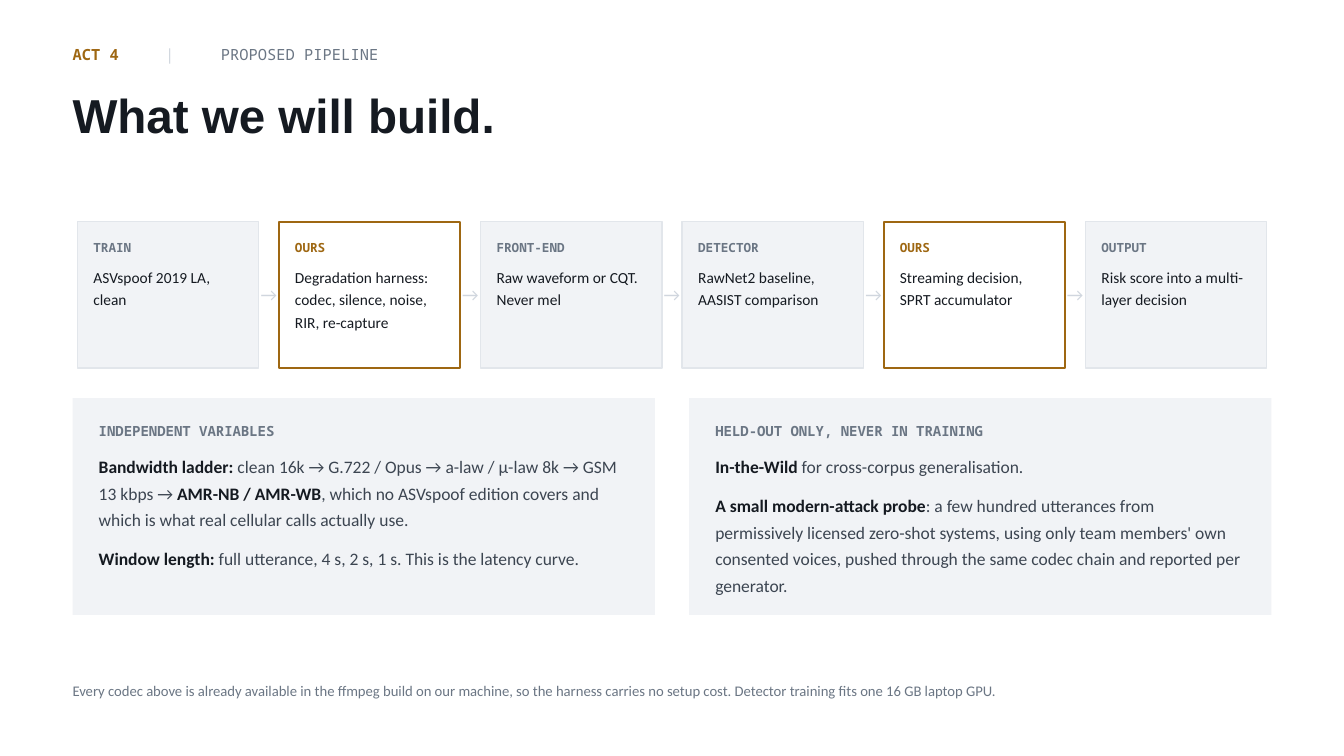
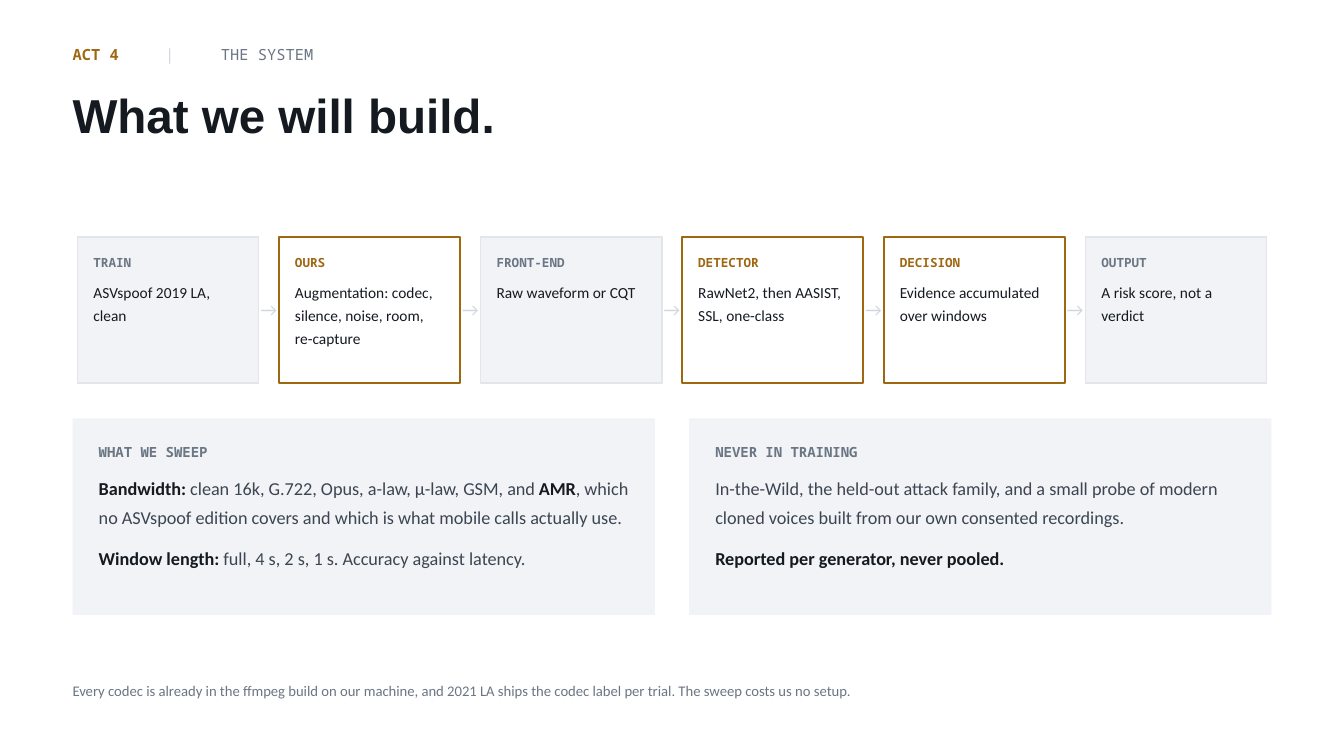
Before and after one commit to mertBiricik/vishing, a slide deck: slide 11 of slides/proposal.pptx (slide 10 before the commit). Drawn at 1344x756 pixels with LibreOffice and Linux fonts; fonts in the diff are those of the drawing. Boxes give left, top, right and bottom in pixels: in the first picture for what was removed or moved away, otherwise in the second. Text is boxed around its words. In the diff, an @@ line names an element or a change of style, - is before the commit and + after.

```diff
--- a/slides/proposal.pptx
+++ b/slides/proposal.pptx
@@ text at box(73, 49, 314, 60): text changed @@
-ACT 4 | PROPOSED PIPELINE
+ACT 4 | THE SYSTEM
@@ 10 texts, 6 rectangles: place and size @@
-10 texts, 6 rectangles at box(78, 222, 1267, 368)
+10 texts, 6 rectangles at box(78, 237, 1267, 383)
@@ rectangle at box(683, 237, 864, 383): fill #F1F3F6 to #FFFFFF; outline #E2E6EB 1 pt to #9E6712 1.5 pt @@
@@ text at box(698, 258, 759, 267): text colour #6B7684 to #9E6712 in "DETECTOR" @@
@@ text at box(900, 258, 1040, 321): text changed @@
-OURS
-Streaming decision, SPRT accumulator
+DECISION
+Evidence accumulated over windows
@@ text at box(93, 287, 210, 321): line spacing 1.22 to 1.24 @@
@@ text at box(295, 287, 433, 347): text changed @@
-Degradation harness: codec, silence, noise, RIR, re-capture
+Augmentation: codec, silence, noise, room, re-capture
@@ text at box(497, 287, 636, 300): text changed @@
-Raw waveform or CQT. Never mel
+Raw waveform or CQT
@@ text at box(698, 287, 841, 323): text changed @@
-RawNet2 baseline, AASIST comparison
+RawNet2, then AASIST, SSL, one-class
@@ text at box(1101, 287, 1212, 321): text changed @@
-Risk score into a multi-layer decision
+A risk score, not a verdict
@@ rectangle: place and size @@
-rectangle at box(73, 398, 655, 615)
+rectangle at box(73, 418, 655, 615)
@@ rectangle: place and size @@
-rectangle at box(690, 398, 1272, 615)
+rectangle at box(690, 418, 1272, 615)
@@ text at box(99, 447, 628, 568): text changed; size 12.5 to 13 pt @@
-INDEPENDENT VARIABLES
-Bandwidth ladder: clean 16k → G.722 / Opus → a-law / μ-law 8k → GSM 13 kbps → AMR-NB / AMR-WB, which no ASVspoof edition covers and which is what real cellular calls actually use.
-Window length: full utterance, 4 s, 2 s, 1 s. This is the latency curve.
+WHAT WE SWEEP
+Bandwidth: clean 16k, G.722, Opus, a-law, μ-law, GSM, and AMR, which no ASVspoof edition covers and which is what mobile calls actually use.
+Window length: full, 4 s, 2 s, 1 s. Accuracy against latency.
@@ text at box(715, 447, 1218, 568): text changed; size 12.5 to 13 pt @@
-HELD-OUT ONLY, NEVER IN TRAINING
-In-the-Wild for cross-corpus generalisation.
-A small modern-attack probe: a few hundred utterances from permissively licensed zero-shot systems, using only team members' own consented voices, pushed through the same codec chain and reported per generator.
+NEVER IN TRAINING
+In-the-Wild, the held-out attack family, and a small probe of modern cloned voices built from our own consented recordings.
+Reported per generator, never pooled.
@@ text at box(73, 686, 851, 699): text changed @@
-Every codec above is already available in the ffmpeg build on our machine, so the harness carries no setup cost. Detector training fits one 16 GB laptop GPU.
+Every codec is already in the ffmpeg build on our machine, and 2021 LA ships the codec label per trial. The sweep costs us no setup.
```
Also in this commit, not shown: 5 other slides changed, 6 slides added, 9 slides removed, 4 other files.
